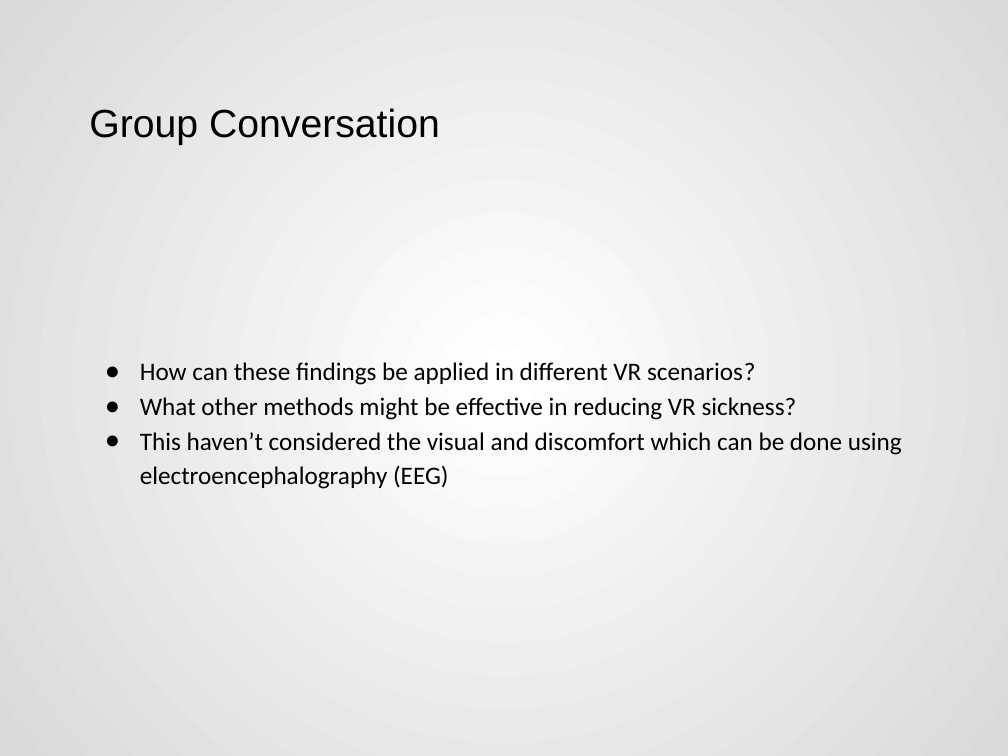
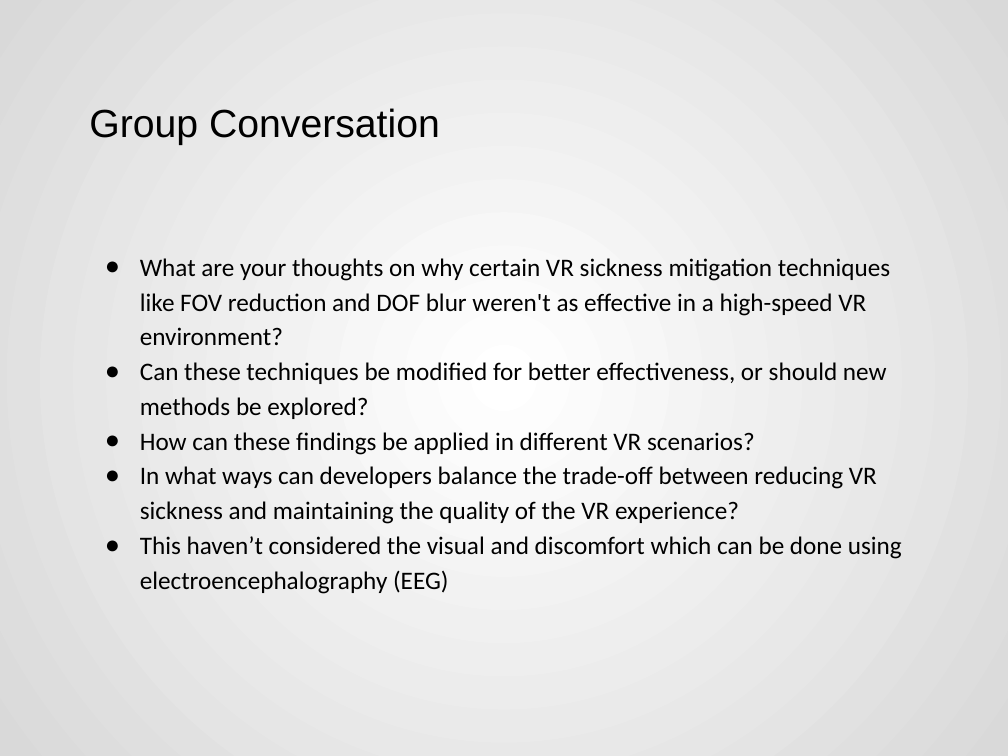
Before and after one commit to Akash3121/3D, a slide deck: slide 19 of Paper-Presentation/Akash - VR_Sickness_Mitigation_Methods_Presentation.pptx. Drawn at 1008x756 pixels with LibreOffice and Linux fonts; fonts in the diff are those of the drawing. Boxes give left, top, right and bottom in pixels: in the first picture for what was removed or moved away, otherwise in the second. Text is boxed around its words. In the diff, an @@ line names an element or a change of style, - is before the commit and + after.

```diff
--- a/Paper-Presentation/Akash - VR_Sickness_Mitigation_Methods_Presentation.pptx
+++ b/Paper-Presentation/Akash - VR_Sickness_Mitigation_Methods_Presentation.pptx
@@ text at bbox=[140, 258, 890, 419]: paragraphs added @@
+● What are your thoughts on why certain VR sickness mitigation techniques like FOV reduction and DOF blur weren't as effective in a high-speed VR environment?
+● Can these techniques be modified for better effectiveness, or should new methods be explored?
@@ text at bbox=[140, 466, 877, 524]: text changed @@
-● What other methods might be effective in reducing VR sickness?
+● In what ways can developers balance the trade-off between reducing VR sickness and maintaining the quality of the VR experience?
```
